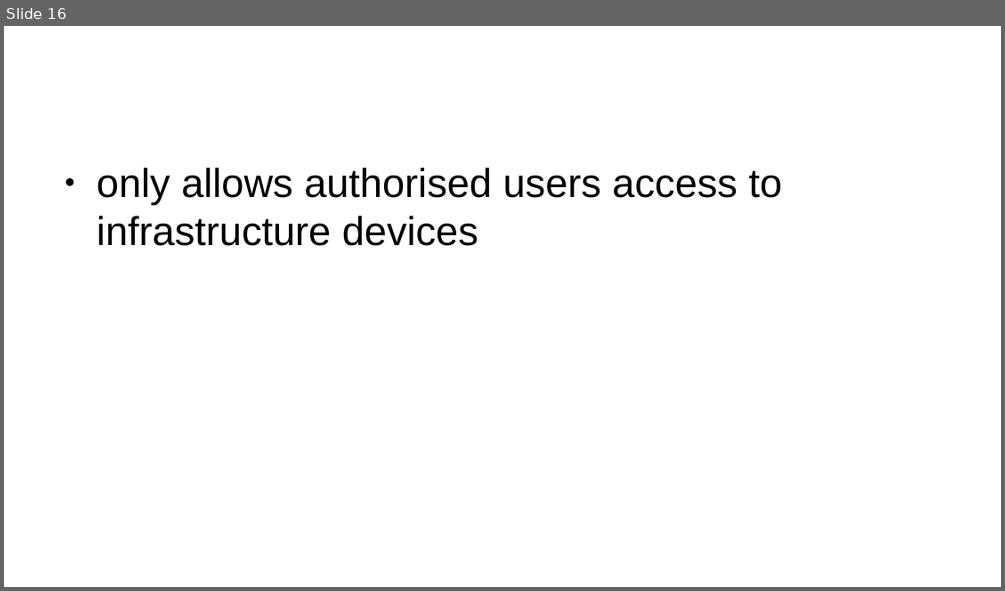
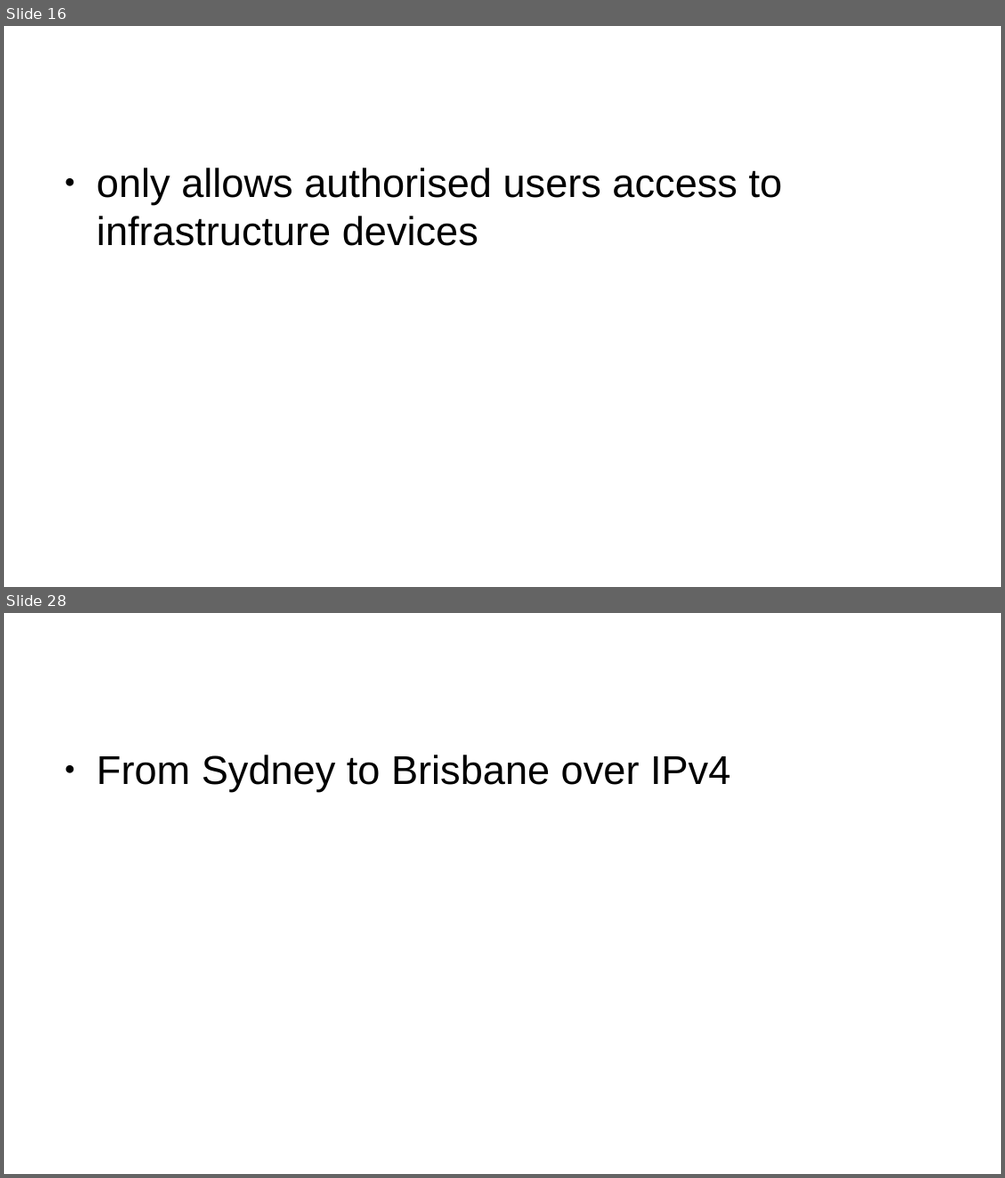
Before and after one commit to Advanced-Diploma-of-IT-Tel-Network-Eng/Assessments, a slide deck: TERM1-BLOCK1/2-ICTNWK541-Configure_Verify_Troubleshoot_WAN_links-IP_services/Assessmet_Task2/Task2/PacketTracer/guide-presentation.pptx. Shown one above the other, each under a label of ours: slide 16 before the commit, slides 16 and 28 after it; the slides between them are not shown. The pictures are 1005x591 and 1005x1178 pixels, drawn with LibreOffice and Linux fonts; fonts in the diff are those of the drawing. Boxes give left, top, right and bottom in pixels: in the first picture for what was removed or moved away, otherwise in the second. Text is boxed around its words. In the diff, an @@ line names an element or a change of style, - is before the commit and + after.

```diff
--- a/TERM1-BLOCK1/2-ICTNWK541-Configure_Verify_Troubleshoot_WAN_links-IP_services/Assessmet_Task2/Task2/PacketTracer/guide-presentation.pptx
+++ b/TERM1-BLOCK1/2-ICTNWK541-Configure_Verify_Troubleshoot_WAN_links-IP_services/Assessmet_Task2/Task2/PacketTracer/guide-presentation.pptx
@@ slide 28 added at (4, 613, 1001, 1174), background #FFFFFF @@
@@ text added at (97, 755, 730, 792), 32 pt, text #000000 @@
+● From Sydney to Brisbane over IPv4
```
Also in this commit, not shown: 2 slides changed, 16 other slides added, 16 slides removed, 2 other files.
